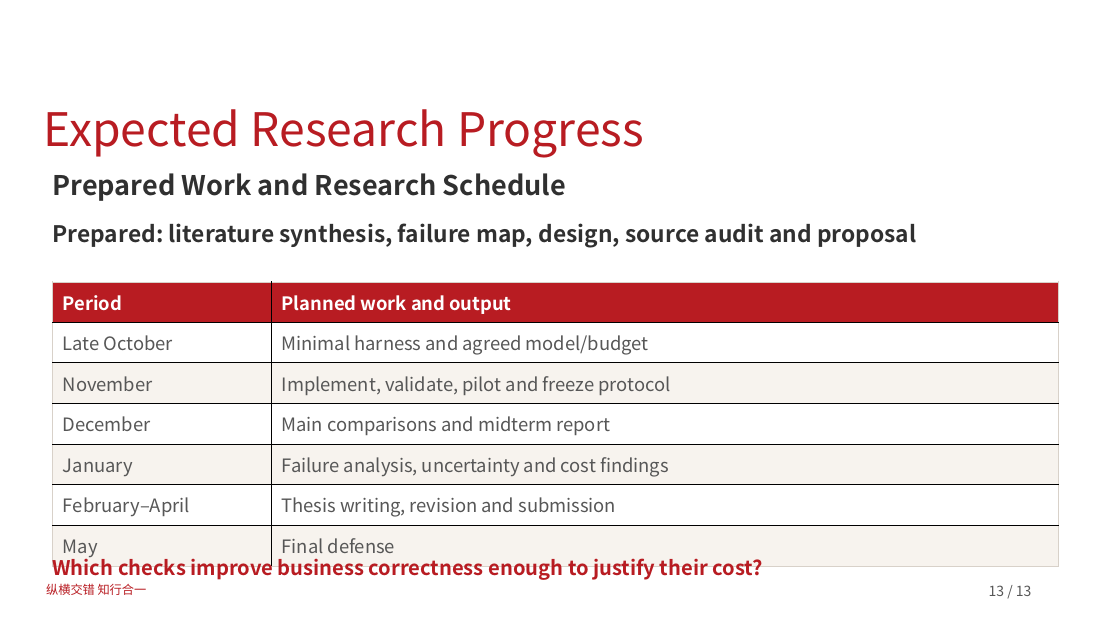
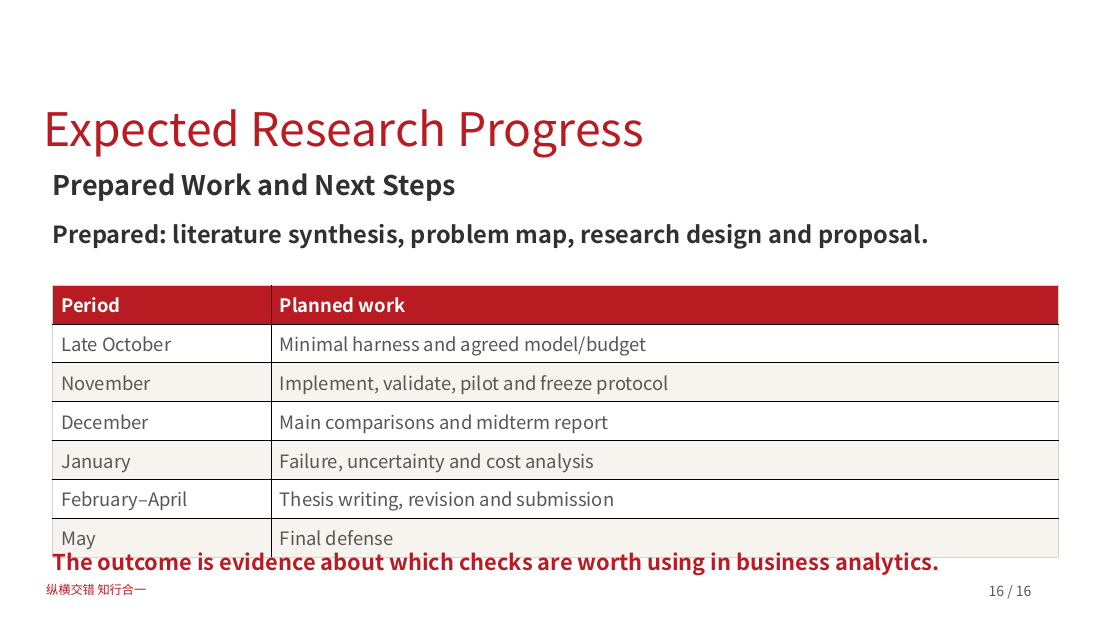
Before and after one commit to dushamishkin/mib-thesis, a slide deck: slide 16 of proposal/defense/Mikhail_Dushkin_Proposal_Defense.pptx (slide 13 before the commit). Drawn at 1120x630 pixels with LibreOffice and Linux fonts; fonts in the diff are those of the drawing; background and template pictures are left out. Boxes give left, top, right and bottom in pixels: in the first picture for what was removed or moved away, otherwise in the second. Text is boxed around its words. In the diff, an @@ line names an element or a change of style, - is before the commit and + after.

Commit message:
Clarify defense narrative, visual examples and business value

```diff
--- a/proposal/defense/Mikhail_Dushkin_Proposal_Defense.pptx
+++ b/proposal/defense/Mikhail_Dushkin_Proposal_Defense.pptx
@@ text at (53, 173, 455, 201): text changed @@
-Prepared Work and Research Schedule
+Prepared Work and Next Steps
@@ text at (53, 224, 929, 249): text changed; size 19.5 to 20.2 pt @@
-Prepared: literature synthesis, failure map, design, source audit and proposal
+Prepared: literature synthesis, problem map, research design and proposal.
@@ table at (52, 286, 1059, 553) @@
-row 1, column 2: Planned work and output
+row 1, column 2: Planned work
-row 5, column 2: Failure analysis, uncertainty and cost findings
+row 5, column 2: Failure, uncertainty and cost analysis
@@ table: place and size @@
-table at (52, 281, 1059, 563)
+table at (52, 286, 1059, 553)
@@ text at (53, 548, 939, 576): text changed; size 17.2 to 18.8 pt @@
-Which checks improve business correctness enough to justify their cost?
+The outcome is evidence about which checks are worth using in business analytics.
@@ text at (989, 585, 1032, 596): text changed @@
-13 / 13
+16 / 16
```
Also in this commit, not shown: 5 other slides changed, 9 slides added, 11 slides removed, 7 other files.
